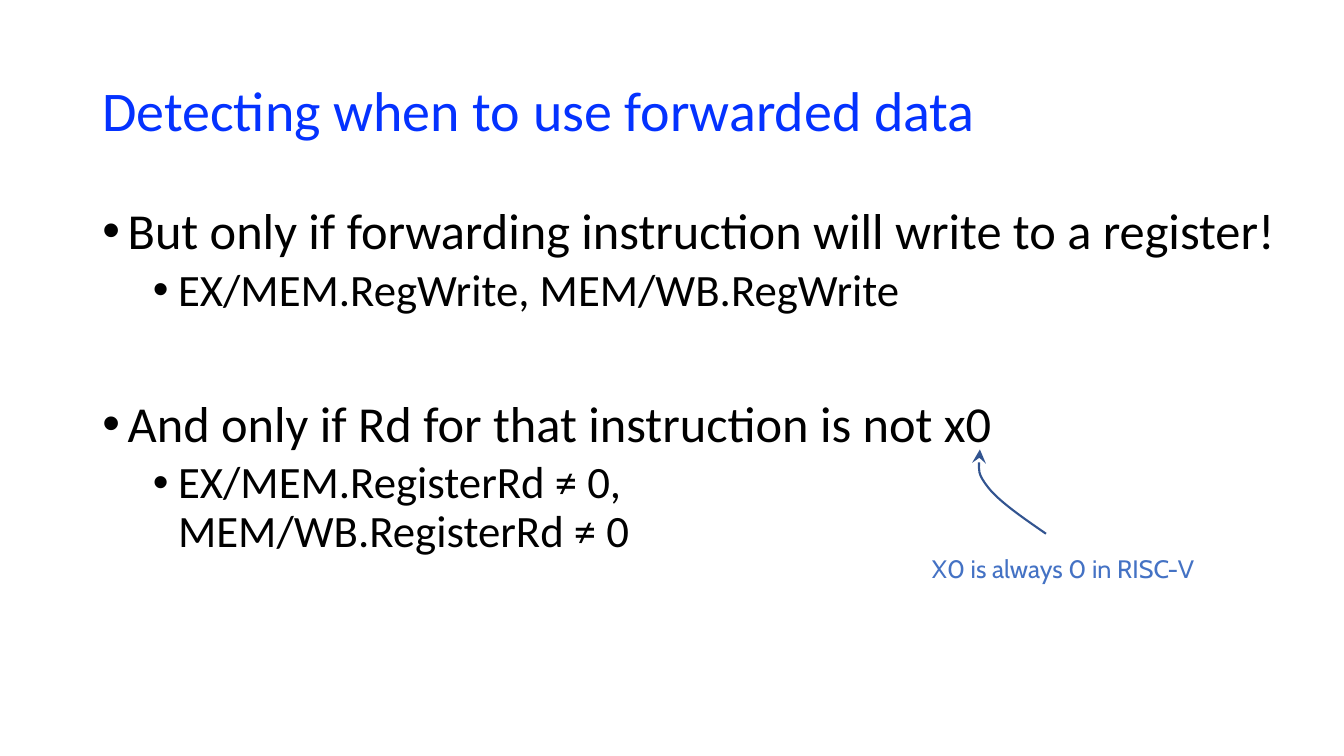
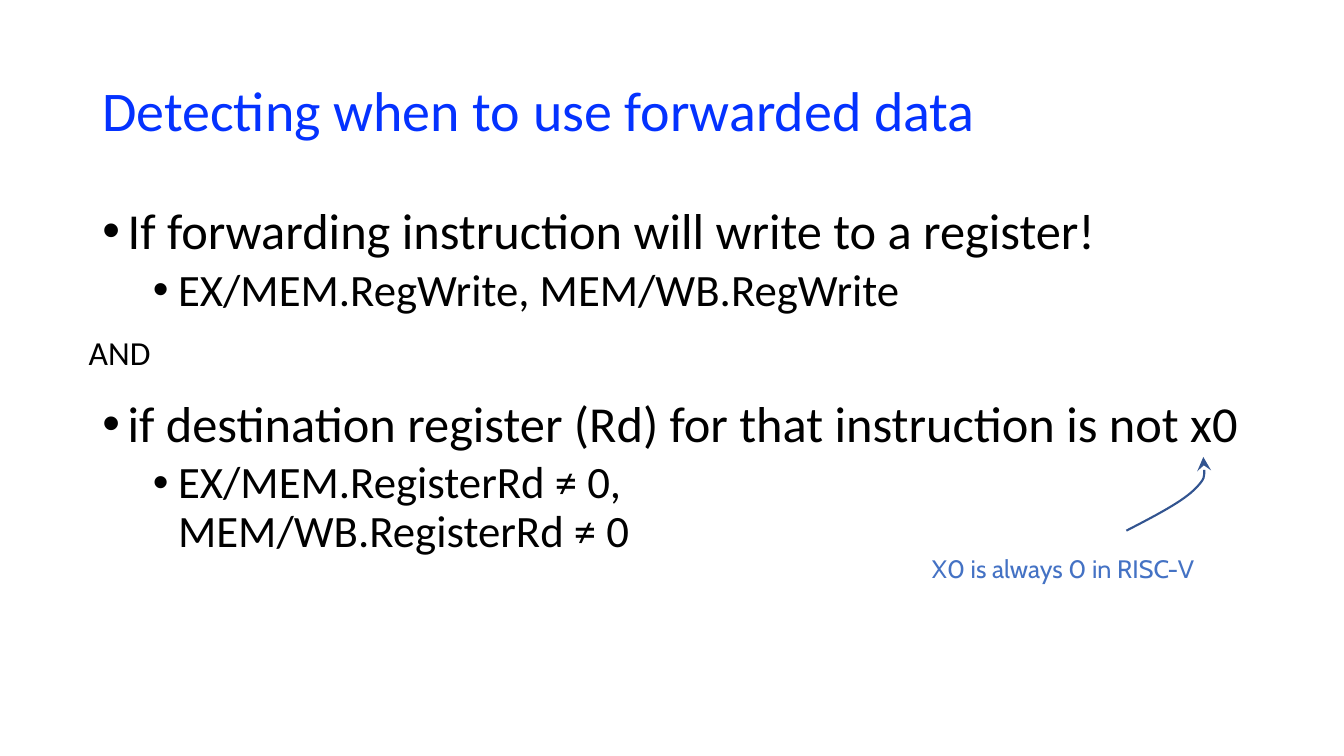
Before and after one commit to NYU-CSO/nyu-cso.github.io, a slide deck: slide 14 of notes/arch-cpu-pipeline.pptx (slide 11 before the commit). Drawn at 1344x756 pixels with LibreOffice and Linux fonts; fonts in the diff are those of the drawing. Boxes give left, top, right and bottom in pixels: in the first picture for what was removed or moved away, otherwise in the second. Text is boxed around its words. In the diff, an @@ line names an element or a change of style, - is before the commit and + after.

```diff
--- a/notes/arch-cpu-pipeline.pptx
+++ b/notes/arch-cpu-pipeline.pptx
@@ text at (128,214,1095,258): text changed @@
-• But only if forwarding instruction will write to a register!
+• If forwarding instruction will write to a register!
@@ text added at (89,343,151,365), 24 pt, text #000000 @@
+AND
@@ text at (128,405,1237,451): text changed @@
-• And only if Rd for that instruction is not x0
+• if destination register (Rd) for that instruction is not x0
@@ freeform shape: place and size @@
-freeform shape at (979,450,1046,534)
+freeform shape at (1127,457,1205,530)
```
Also in this commit, not shown: 9 other slides changed, 4 slides added, 2 other files.
